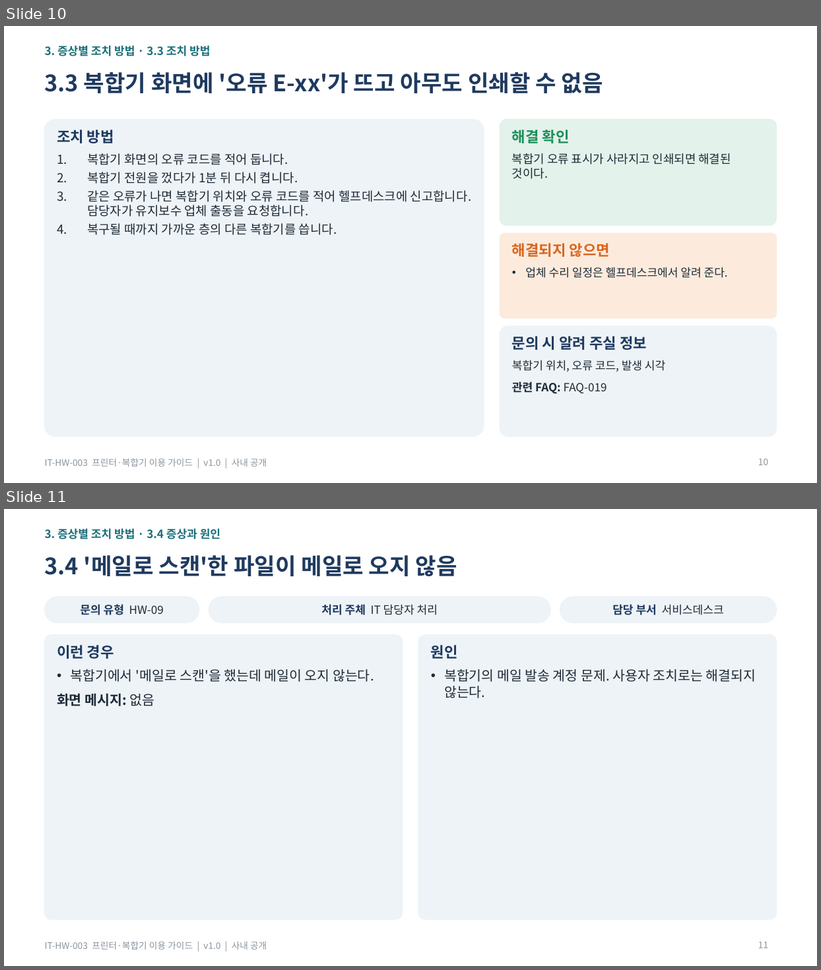
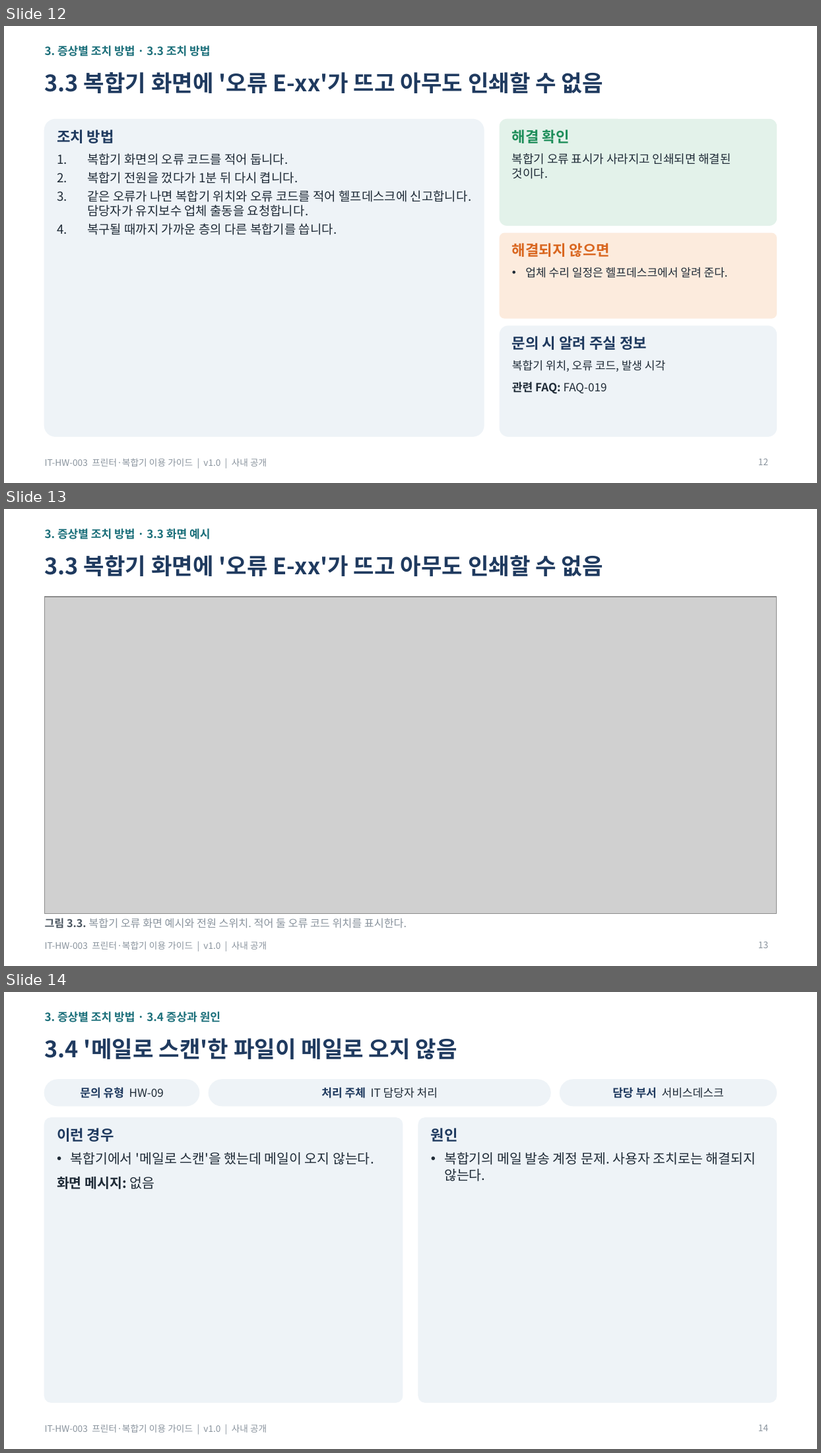
Before and after one commit to issue-helpdesk/issue-helpdesk, a slide deck: dataset/guides/HW/guide/IT-HW-003_프린터·복합기 이용 가이드.pptx. Shown one above the other, each under a label of ours: slides 10 and 11 before the commit, slides 12, 13 and 14 after it. The pictures are 821x970 and 821x1453 pixels, drawn with LibreOffice and Linux fonts; fonts in the diff are those of the drawing; grey boxes stand for pictures. Boxes give left, top, right and bottom in pixels: in the first picture for what was removed or moved away, otherwise in the second. Text is boxed around its words. In the diff, an @@ line names an element or a change of style, - is before the commit and + after.

Commit message:
docs: HW 사용자 가이드 전 항목에 화면 예시 그림 추가
- 사용자 가이드 3종(docx·pptx·pdf)의 27개 항목에 그림과 그림 설명 추가
- 그림은 Pillow로 그린 화면·장비 그림이며 tools/ 스크립트로 다시 만들 수 있음
- pdf는 LibreOffice 변환본으로 교체

```diff
--- a/dataset/guides/HW/guide/IT-HW-003_프린터·복합기 이용 가이드.pptx
+++ b/dataset/guides/HW/guide/IT-HW-003_프린터·복합기 이용 가이드.pptx
@@ slide 13 added at (4, 509, 817, 966), background #FFFFFF; not listed: 1 template element that a slide beside it also shows @@
@@ text added at (45, 528, 210, 539), 10 pt, text #1B6F7A, bold @@
+3. 증상별 조치 방법 · 3.3 화면 예시
@@ title added at (45, 555, 603, 576), 20 pt, text #1F3A5F, bold @@
+3.3 복합기 화면에 '오류 E-xx'가 뜨고 아무도 인쇄할 수 없음
@@ picture added at (45, 597, 776, 914) @@
@@ text added at (45, 918, 407, 929), 9.5 pt, text #8A949E @@
+그림 3.3. 복합기 오류 화면 예시와 전원 스위치. 적어 둘 오류 코드 위치를 표시한다.
@@ page number added at (758, 942, 768, 949), 8 pt, text #8A949E @@
+13
@@ what was slide 10 is now slide 12 @@
@@ page number at (758, 459, 768, 466): text changed @@
-10
+12
@@ what was slide 11 is now slide 14 @@
@@ page number at (758, 1425, 768, 1432): text changed @@
-11
+14
```
Also in this commit, not shown: 2 slides changed, 5 other slides added, 38 other files.
